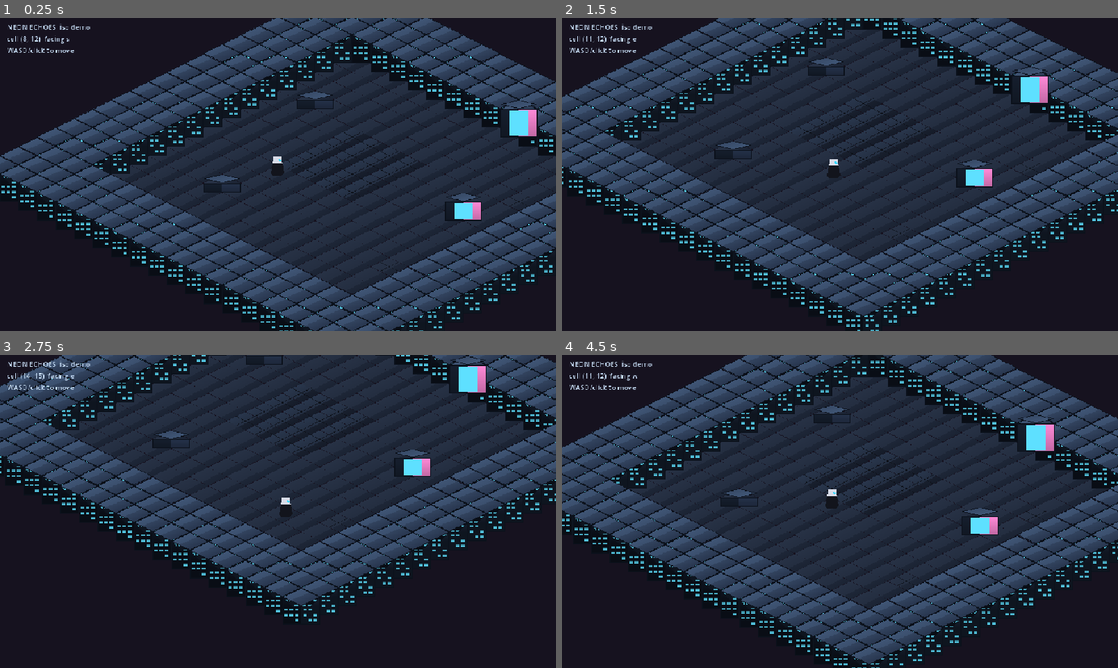
Above: before the commit, frames 1-4 (two rows, left to right).
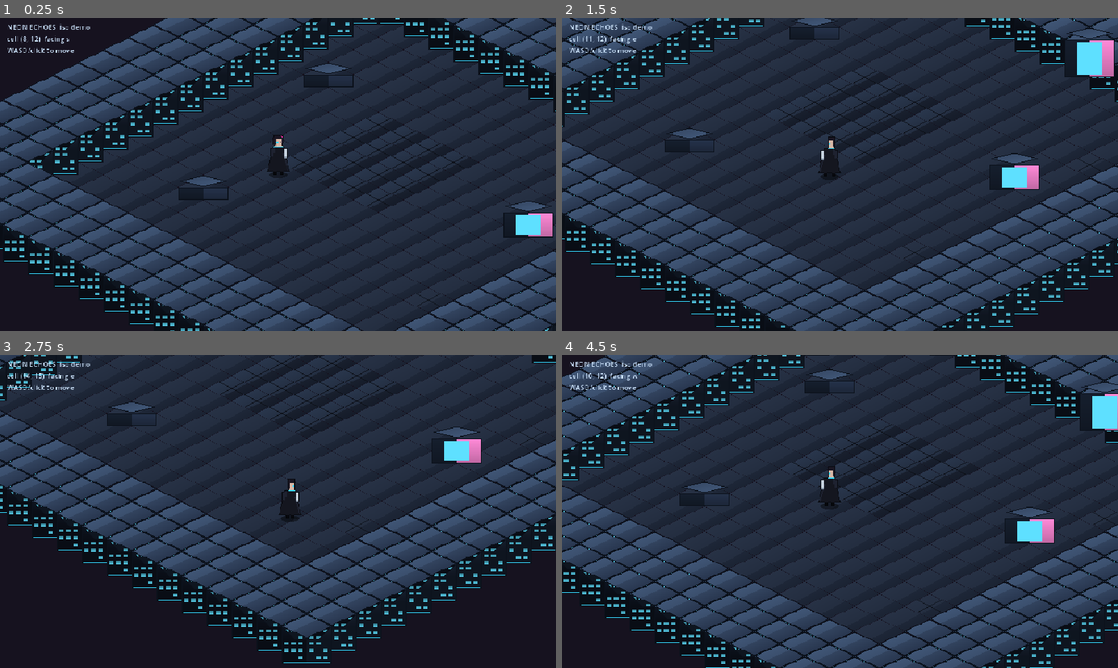
Above: after the commit, the same moments.

Repository: Qbuby/NEON_ECHOES
Game: Godot game, scene res://scenes/iso_demo.tscn
The game is run twice, just before and just after one commit, with the same random seed, the same clock (stepped at 60 frames per second) and the same inputs.
Inputs (mouse positions are in pixels of both pictures, inside the frame that each line leads up to):
- Up to frame 1 (0.25 s): no input
- Up to frame 2 (1.5 s): tap Enter at 0.5, 1.25 s; move the mouse to (962, 158) at 0.52 s; hold D (move_right) 0.53-1.28 s; tap J (attack) at 0.6 s; click (962, 158) at 0.67 s; tap Shift (run) at 0.8, 1.35 s; move the mouse to (728, 190) at 1.27 s; hold S (move_down) from 1.28 s (still down)
- Up to frame 3 (2.75 s): tap J (attack) at 1.55, 2.1 s; tap Enter at 2 s; move the mouse to (333, 442) at 2.02 s; release S (move_down) at 2.03 s; hold D (move_right) from 2.03 s (still down); tap Shift (run) at 2.3 s
- Up to frame 4 (4.5 s): tap Enter at 2.75, 3.5, 4.25 s; move the mouse to (812, 574) at 2.77 s; release D (move_right) at 2.78 s; hold W (move_up) 2.78-3.53 s; tap E (interact) at 2.85 s; click (812, 574) at 2.92 s; tap J (attack) at 3.05, 4.35 s; move the mouse to (1006, 558) at 3.52 s; hold A (move_left) from 3.53 s (still down); tap Shift (run) at 3.6 s; move the mouse to (673, 464) at 4.27 s

The runs differ from the first frame. In frame 1, 48% of the frame differs, in the area x 0-100%, y 0-100%; in frame 2, 46%; in frame 3, 31%; in frame 4, 51%.

Commit message:
Animated isometric character + closer camera
ActorSprite loads a JSON frame table and plays directional animations,
anchored at the feet so it stands on its tile. rin: 4 facings x 5 animations
(72 frames) generated by tools/gen_iso_actors.py, matching the character sheet
in asserts/mind_map: dark coat, cyan collar, magenta streak, cyan eye implant,
silver prosthetic right arm.

Camera zoom 1.0 -> 1.35: the concept shots frame ~13 tiles across, not 20. The
character previously occupied ~6% of the frame height.

Walk direction is derived in screen space and mapped to a grid facing, because
on a 2:1 plane pixel-down-right is grid +x, not compass south.

Diff:
--- /dev/null
+++ b/game/assets/actors/rin/rin.json
@@ -0,0 +1,627 @@
+{
+ "sheet": "res://assets/actors/rin/rin.png",
+ "anchor": [
+  24,
+  62
+ ],
+ "frames": {
+  "idle_s_0": {
+   "x": 0,
+   "y": 0,
+   "w": 48,
+   "h": 64,
+   "duration": 500
+  },
+  "idle_s_1": {
+   "x": 48,
+   "y": 0,
+   "w": 48,
+   "h": 64,
+   "duration": 500
+  },
+  "walk_s_0": {
+   "x": 96,
+   "y": 0,
+   "w": 48,
+   "h": 64,
+   "duration": 110
+  },
+  "walk_s_1": {
+   "x": 144,
+   "y": 0,
+   "w": 48,
+   "h": 64,
+   "duration": 110
+  },
+  "walk_s_2": {
+   "x": 192,
+   "y": 0,
+   "w": 48,
+   "h": 64,
+   "duration": 110
+  },
+  "walk_s_3": {
+   "x": 240,
+   "y": 0,
+   "w": 48,
+   "h": 64,
+   "duration": 110
+  },
+  "walk_s_4": {
+   "x": 288,
+   "y": 0,
+   "w": 48,
+   "h": 64,
+   "duration": 110
+  },
+  "walk_s_5": {
+   "x": 336,
+   "y": 0,
+   "w": 48,
+   "h": 64,
+   "duration": 110
+  },
+  "run_s_0": {
+   "x": 384,
+   "y": 0,
+   "w": 48,
+   "h": 64,
+   "duration": 80
+  },
+  "run_s_1": {
+   "x": 432,
+   "y": 0,
+   "w": 48,
+   "h": 64,
+   "duration": 80
+  },
+  "run_s_2": {
+   "x": 480,
+   "y": 0,
+   "w": 48,
+   "h": 64,
+   "duration": 80
+  },
+  "run_s_3": {
+   "x": 528,
+   "y": 0,
+   "w": 48,
+   "h": 64,
+   "duration": 80
+  },
+  "run_s_4": {
+   "x": 576,
+   "y": 0,
+   "w": 48,
+   "h": 64,
+   "duration": 80
+  },
+  "run_s_5": {
+   "x": 624,
+   "y": 0,
+   "w": 48,
+   "h": 64,
+   "duration": 80
+  },
+  "attack_s_0": {
+   "x": 672,
+   "y": 0,
+   "w": 48,
+   "h": 64,
+   "duration": 90
+  },
+  "attack_s_1": {
+   "x": 720,
+   "y": 0,
+   "w": 48,
+   "h": 64,
+   "duration": 90
+  },
+  "shoot_s_0": {
+   "x": 768,
+   "y": 0,
+   "w": 48,
+   "h": 64,
+   "duration": 70
+  },
+  "shoot_s_1": {
+   "x": 816,
+   "y": 0,
+   "w": 48,
+   "h": 64,
+   "duration": 70
+  },
+  "idle_e_0": {
+   "x": 864,
+   "y": 0,
+   "w": 48,
+   "h": 64,
+   "duration": 500
+  },
+  "idle_e_1": {
+   "x": 912,
+   "y": 0,
+   "w": 48,
+   "h": 64,
+   "duration": 500
+  },
+  "walk_e_0": {
+   "x": 960,
+   "y": 0,
+   "w": 48,
+   "h": 64,
+   "duration": 110
+  },
+  "walk_e_1": {
+   "x": 1008,
+   "y": 0,
+   "w": 48,
+   "h": 64,
+   "duration": 110
+  },
+  "walk_e_2": {
+   "x": 1056,
+   "y": 0,
+   "w": 48,
+   "h": 64,
+   "duration": 110
+  },
+  "walk_e_3": {
+   "x": 1104,
+   "y": 0,
+   "w": 48,
+   "h": 64,
+   "duration": 110
+  },
+  "walk_e_4": {
+   "x": 1152,
+   "y": 0,
+   "w": 48,
+   "h": 64,
+   "duration": 110
+  },
+  "walk_e_5": {
+   "x": 1200,
+   "y": 0,
+   "w": 48,
+   "h": 64,
+   "duration": 110
+  },
+  "run_e_0": {
+   "x": 1248,
+   "y": 0,
+   "w": 48,
+   "h": 64,
+   "duration": 80
+  },
+  "run_e_1": {
+   "x": 1296,
+   "y": 0,
+   "w": 48,
+   "h": 64,
+   "duration": 80
+  },
+  "run_e_2": {
+   "x": 1344,
+   "y": 0,
+   "w": 48,
+   "h": 64,
+   "duration": 80
+  },
+  "run_e_3": {
+   "x": 1392,
+   "y": 0,
+   "w": 48,
+   "h": 64,
+   "duration": 80
+  },
+  "run_e_4": {
+   "x": 1440,
+   "y": 0,
+   "w": 48,
+   "h": 64,
+   "duration": 80
+  },
+  "run_e_5": {
+   "x": 1488,
+   "y": 0,
+   "w": 48,
+   "h": 64,
+   "duration": 80
+  },
+  "attack_e_0": {
+   "x": 1536,
+   "y": 0,
+   "w": 48,
+   "h": 64,
+   "duration": 90
+  },
+  "attack_e_1": {
+   "x": 1584,
+   "y": 0,
+   "w": 48,
+   "h": 64,
+   "duration": 90
+  },
+  "shoot_e_0": {
+   "x": 1632,
+   "y": 0,
+   "w": 48,
+   "h": 64,
+   "duration": 70
+  },
+  "shoot_e_1": {
+   "x": 1680,
+   "y": 0,
+   "w": 48,
+   "h": 64,
+   "duration": 70
+  },
+  "idle_n_0": {
+   "x": 1728,
+   "y": 0,
+   "w": 48,
+   "h": 64,
+   "duration": 500
+  },
+  "idle_n_1": {
+   "x": 1776,
+   "y": 0,
+   "w": 48,
+   "h": 64,
+   "duration": 500
+  },
+  "walk_n_0": {
+   "x": 1824,
+   "y": 0,
+   "w": 48,
+   "h": 64,
+   "duration": 110
+  },
+  "walk_n_1": {
+   "x": 1872,
+   "y": 0,
+   "w": 48,
+   "h": 64,
+   "duration": 110
+  },
+  "walk_n_2": {
+   "x": 1920,
+   "y": 0,
+   "w": 48,
+   "h": 64,
+   "duration": 110
+  },
+  "walk_n_3": {
+   "x": 1968,
+   "y": 0,
+   "w": 48,
+   "h": 64,
+   "duration": 110
+  },
+  "walk_n_4": {
+   "x": 2016,
+   "y": 0,
+   "w": 48,
+   "h": 64,
+   "duration": 110
+  },
+  "walk_n_5": {
+   "x": 2064,
+   "y": 0,
+   "w": 48,
+   "h": 64,
+   "duration": 110
+  },
+  "run_n_0": {
+   "x": 2112,
+   "y": 0,
+   "w": 48,
+   "h": 64,
+   "duration": 80
+  },
+  "run_n_1": {
+   "x": 2160,
+   "y": 0,
+   "w": 48,
+   "h": 64,
+   "duration": 80
+  },
+  "run_n_2": {
+   "x": 2208,
+   "y": 0,
+   "w": 48,
+   "h": 64,
+   "duration": 80
+  },
+  "run_n_3": {
+   "x": 2256,
+   "y": 0,
+   "w": 48,
+   "h": 64,
+   "duration": 80
+  },
+  "run_n_4": {
+   "x": 2304,
+   "y": 0,
+   "w": 48,
+   "h": 64,
+   "duration": 80
+  },
+  "run_n_5": {
+   "x": 2352,
+   "y": 0,
+   "w": 48,
+   "h": 64,
+   "duration": 80
+  },
+  "attack_n_0": {
+   "x": 2400,
+   "y": 0,
+   "w": 48,
+   "h": 64,
+   "duration": 90
+  },
+  "attack_n_1": {
+   "x": 2448,
+   "y": 0,
+   "w": 48,
+   "h": 64,
+   "duration": 90
+  },
+  "shoot_n_0": {
+   "x": 2496,
+   "y": 0,
+   "w": 48,
+   "h": 64,
+   "duration": 70
+  },
+  "shoot_n_1": {
+   "x": 2544,
+   "y": 0,
+   "w": 48,
+   "h": 64,
+   "duration": 70
+  },
+  "idle_w_0": {
+   "x": 2592,
+   "y": 0,
+   "w": 48,
+   "h": 64,
+   "duration": 500
+  },
+  "idle_w_1": {
+   "x": 2640,
+   "y": 0,
+   "w": 48,
+   "h": 64,
+   "duration": 500
+  },
+  "walk_w_0": {
+   "x": 2688,
+   "y": 0,
+   "w": 48,
+   "h": 64,
+   "duration": 110
+  },
+  "walk_w_1": {
+   "x": 2736,
+   "y": 0,
+   "w": 48,
+   "h": 64,
+   "duration": 110
+  },
+  "walk_w_2": {
+   "x": 2784,
+   "y": 0,
+   "w": 48,
+   "h": 64,
+   "duration": 110
+  },
+  "walk_w_3": {
+   "x": 2832,
+   "y": 0,
+   "w": 48,
+   "h": 64,
+   "duration": 110
+  },
+  "walk_w_4": {
+   "x": 2880,
+   "y": 0,
+   "w": 48,
+   "h": 64,
+   "duration": 110
+  },
+  "walk_w_5": {
+   "x": 2928,
+   "y": 0,
+   "w": 48,
+   "h": 64,
+   "duration": 110
+  },
+  "run_w_0": {
+   "x": 2976,
+   "y": 0,
+   "w": 48,
+   "h": 64,
+   "duration": 80
+  },
+  "run_w_1": {
+   "x": 3024,
+   "y": 0,
+   "w": 48,
+   "h": 64,
+   "duration": 80
+  },
+  "run_w_2": {
+   "x": 3072,
+   "y": 0,
+   "w": 48,
+   "h": 64,
+   "duration": 80
+  },
+  "run_w_3": {
+   "x": 3120,
+   "y": 0,
+   "w": 48,
+   "h": 64,
+   "duration": 80
+  },
+  "run_w_4": {
+   "x": 3168,
+   "y": 0,
+   "w": 48,
+   "h": 64,
+   "duration": 80
+  },
+  "run_w_5": {
+   "x": 3216,
+   "y": 0,
+   "w": 48,
+   "h": 64,
+   "duration": 80
+  },
+  "attack_w_0": {
+   "x": 3264,
+   "y": 0,
+   "w": 48,
+   "h": 64,
+   "duration": 90
+  },
+  "attack_w_1": {
+   "x": 3312,
+   "y": 0,
+   "w": 48,
+   "h": 64,
+   "duration": 90
+  },
+  "shoot_w_0": {
+   "x": 3360,
+   "y": 0,
+   "w": 48,
+   "h": 64,
+   "duration": 70
+  },
+  "shoot_w_1": {
+   "x": 3408,
+   "y": 0,
+   "w": 48,
+   "h": 64,
+   "duration": 70
+  }
+ },
+ "animations": {
+  "idle_s": [
+   "idle_s_0",
+   "idle_s_1"
+  ],
+  "walk_s": [
+   "walk_s_0",
+   "walk_s_1",
+   "walk_s_2",
+   "walk_s_3",
+   "walk_s_4",
+   "walk_s_5"
+  ],
+  "run_s": [
+   "run_s_0",
+   "run_s_1",
+   "run_s_2",
+   "run_s_3",
+   "run_s_4",
+   "run_s_5"
+  ],
+  "attack_s": [
+   "attack_s_0",
+   "attack_s_1"
+  ],
+  "shoot_s": [
+   "shoot_s_0",
+   "shoot_s_1"
+  ],
+  "idle_e": [
+   "idle_e_0",
+   "idle_e_1"
+  ],
+  "walk_e": [
+   "walk_e_0",
+   "walk_e_1",
+   "walk_e_2",
+   "walk_e_3",
+   "walk_e_4",
+   "walk_e_5"
+  ],
+  "run_e": [
+   "run_e_0",
+   "run_e_1",
+   "run_e_2",
+   "run_e_3",
+   "run_e_4",
+   "run_e_5"
+  ],
+  "attack_e": [
+   "attack_e_0",
+   "attack_e_1"
+  ],
+  "shoot_e": [
+   "shoot_e_0",
+   "shoot_e_1"
+  ],
+  "idle_n": [
+   "idle_n_0",
+   "idle_n_1"
+  ],
+  "walk_n": [
+   "walk_n_0",
+   "walk_n_1",
+   "walk_n_2",
+   "walk_n_3",
+   "walk_n_4",
+   "walk_n_5"
+  ],
+  "run_n": [
+   "run_n_0",
+   "run_n_1",
+   "run_n_2",
+   "run_n_3",
+   "run_n_4",
+   "run_n_5"
+  ],
+  "attack_n": [
+   "attack_n_0",
+   "attack_n_1"
+  ],
+  "shoot_n": [
+   "shoot_n_0",
+   "shoot_n_1"
+  ],
+  "idle_w": [
+   "idle_w_0",
+   "idle_w_1"
+  ],
+  "walk_w": [
+   "walk_w_0",
+   "walk_w_1",
+   "walk_w_2",
+   "walk_w_3",
+   "walk_w_4",
+   "walk_w_5"
+  ],
+  "run_w": [
+   "run_w_0",
+   "run_w_1",
+   "run_w_2",
+   "run_w_3",
+   "run_w_4",
+   "run_w_5"
+  ],
+  "attack_w": [
+   "attack_w_0",
+   "attack_w_1"
+  ],
+  "shoot_w": [
+   "shoot_w_0",
+   "shoot_w_1"
+  ]
+ }
+}
--- /dev/null
+++ b/game/src/world/actor_sprite.gd
@@ -0,0 +1,87 @@
+class_name ActorSprite
+extends Sprite2D
+## An animated 2:1 isometric actor: a SpriteFrames-style strip driven from a
+## small JSON definition, anchored at the feet so it stands on its tile.
+##
+##     var a := ActorSprite.new()
+##     a.setup("res://assets/actors/rin/rin.json")
+##     a.play("walk_s")
+
+var def: Dictionary = {}
+var frames: Dictionary = {}            # name -> {x,y,w,h,duration}
+var animations: Dictionary = {}        # "walk_s" -> [frame names]
+var current := ""
+var _t := 0.0
+var _i := 0
+var _texture: Texture2D
+
+
+func setup(json_path: String) -> bool:
+	if not ResourceLoader.exists(json_path):
+		return false
+	var parsed = JSON.parse_string(FileAccess.get_file_as_string(json_path))
+	if not (parsed is Dictionary):
+		return false
+	def = parsed
+	frames = def.get("frames", {})
+	animations = def.get("animations", {})
+	var tex_path := str(def.get("sheet", ""))
+	if tex_path != "" and ResourceLoader.exists(tex_path):
+		_texture = load(tex_path) as Texture2D
+	texture = _texture
+	region_enabled = true
+	texture_filter = CanvasItem.TEXTURE_FILTER_NEAREST
+	centered = false
+	var anchor: Array = def.get("anchor", [0, 0])
+	# offset so the sprite's anchor pixel sits on this node's origin
+	offset = Vector2(-float(anchor[0]), -float(anchor[1]))
+	return true
+
+
+func play(anim: String, restart: bool = false) -> void:
+	if anim == current and not restart:
+		return
+	if not animations.has(anim):
+		return
+	current = anim
+	_t = 0.0
+	_i = 0
+	_apply()
+
+
+func _apply() -> void:
+	if current == "":
+		return
+	var list: Array = animations.get(current, [])
+	if list.is_empty():
+		return
+	var name := str(list[_i % list.size()])
+	var f: Dictionary = frames.get(name, {})
+	if f.is_empty():
+		return
+	var w := float(f.get("w", 48))
+	var h := float(f.get("h", 64))
+	region_rect = Rect2(float(f.get("x", 0)), float(f.get("y", 0)), w, h)
+
+
+func _process(delta: float) -> void:
+	if current == "":
+		return
+	var list: Array = animations.get(current, [])
+	if list.size() <= 1:
+		return
+	var name := str(list[_i % list.size()])
+	var dur := float(frames.get(name, {}).get("duration", 120)) / 1000.0
+	_t += delta
+	if _t >= dur:
+		_t -= dur
+		_i = (_i + 1) % list.size()
+		_apply()
+
+
+func frame_count() -> int:
+	return animations.size()
+
+
+func has_anim(anim: String) -> bool:
+	return animations.has(anim)
--- a/game/src/world/iso_demo.gd
+++ b/game/src/world/iso_demo.gd
@@ -86,28 +86,24 @@
 func _make_player() -> void:
 	player = Node2D.new()
 	player.name = "Rin"
-	# A placeholder capsule in the character palette until the sprite is authored.
-	var body := Polygon2D.new()
-	body.polygon = PackedVector2Array([
-		Vector2(-7, -30), Vector2(7, -30), Vector2(9, -12),
-		Vector2(6, 0), Vector2(-6, 0), Vector2(-9, -12),
-	])
-	body.color = Color("#d8dce8")
-	player.add_child(body)
-	var coat := Polygon2D.new()
-	coat.polygon = PackedVector2Array([
-		Vector2(-9, -20), Vector2(9, -20), Vector2(11, -2),
-		Vector2(7, 2), Vector2(-7, 2), Vector2(-11, -2),
-	])
-	coat.color = Color("#12141c")
-	coat.position = Vector2(0, 1)
-	player.add_child(coat)
-	var eye := Polygon2D.new()
-	eye.polygon = PackedVector2Array([
-		Vector2(2, -26), Vector2(7, -25), Vector2(6, -22), Vector2(2, -23),
-	])
-	eye.color = Color("#38d8ff")
-	player.add_child(eye)
+	var spr := ActorSprite.new()
+	if spr.setup("res://assets/actors/rin/rin.json"):
+		spr.play("idle_s")
+	player.add_child(spr)
+	player.set_meta("sprite", spr)
+	# a soft contact shadow so she does not float
+	var shadow := Sprite2D.new()
+	var img := Image.create(24, 8, false, Image.FORMAT_RGBA8)
+	img.fill(Color(0, 0, 0, 0))
+	for y in 8:
+		for x in 24:
+			var dx := (x - 11.5) / 12.0
+			var dy := (y - 3.5) / 4.0
+			if dx * dx + dy * dy <= 1.0:
+				img.set_pixel(x, y, Color(0, 0, 0, 0.42))
+	shadow.texture = ImageTexture.create_from_image(img)
+	shadow.texture_filter = CanvasItem.TEXTURE_FILTER_NEAREST
+	player.add_child(shadow)
 	player.position = world.cell_center(player_cell)
 	world.actor_root.add_child(player)
 	world.register_actor(player)
@@ -116,7 +112,7 @@
 func _make_camera() -> void:
 	camera = Camera2D.new()
 	camera.name = "Camera"
-	camera.zoom = Vector2(1.0, 1.0)
+	camera.zoom = Vector2(1.35, 1.35)
 	camera.position_smoothing_enabled = true
 	camera.position_smoothing_speed = 9.0
 	player.add_child(camera)
@@ -157,22 +153,25 @@
 	# its own cell so it passes behind and in front of walls correctly
 	var target: Vector2 = world.cell_center(move_target)
 	var to_target: Vector2 = target - player.position
+	var spr: ActorSprite = player.get_meta("sprite", null)
 	if to_target.length() > 1.0:
-		player.position += to_target.normalized() * minf(to_target.length(), 180.0 * delta)
-		if dir.x > 0:
-			facing = "e"
-		elif dir.x < 0:
-			facing = "w"
-		elif dir.y > 0:
-			facing = "s"
-		elif dir.y < 0:
-			facing = "n"
+		player.position += to_target.normalized() * minf(to_target.length(), 190.0 * delta)
+		# On a 2:1 screen, screen-space direction maps to a grid direction: moving
+		# down-right in pixels is +x in the grid. Face along the dominant screen axis.
+		if absf(to_target.x) > absf(to_target.y) * 0.5:
+			facing = "e" if to_target.x > 0 else "w"
+		else:
+			facing = "s" if to_target.y > 0 else "n"
+		if spr:
+			spr.play("walk_" + facing)
 	else:
 		player.position = target
 		if player_cell != move_target:
 			player_cell = move_target
 			world.update_actor_cell(player, player_cell)
 			_refresh_hud()
+		if spr:
+			spr.play("idle_" + facing)
 
 
 func _unhandled_input(event: InputEvent) -> void:
Binary file added: game/assets/actors/rin/_preview.png
Binary file added: game/assets/actors/rin/rin.png
Binary file changed: game/evidence/iso_probe.png
Not shown, added: game/src/world/actor_sprite.gd.uid
